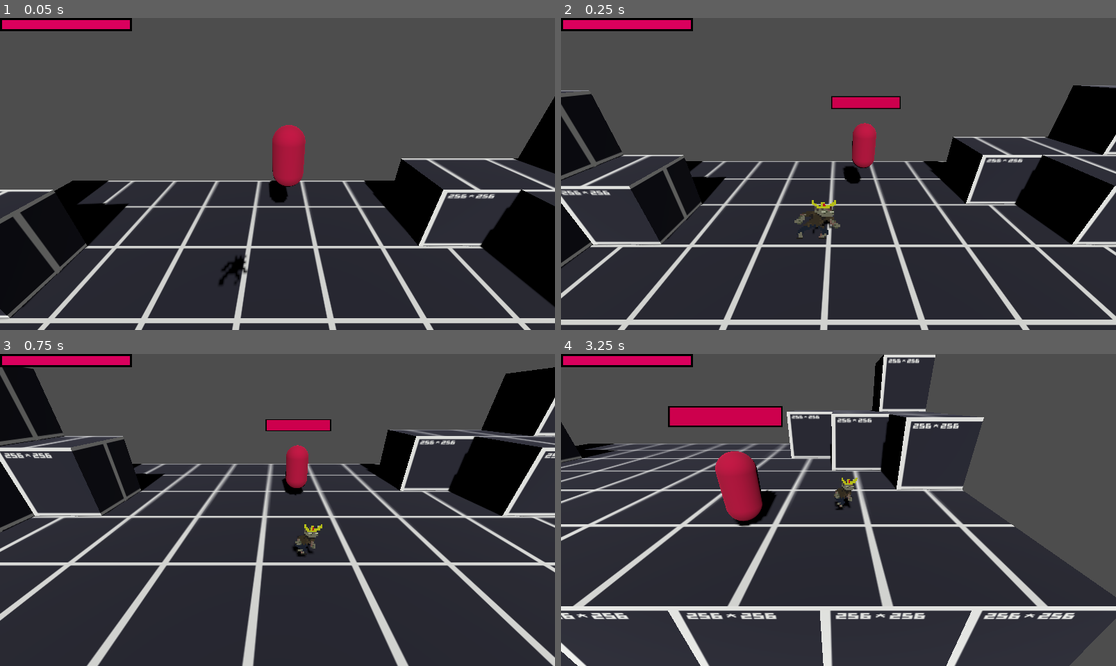
Above: before the commit, frames 1-4 (two rows, left to right).
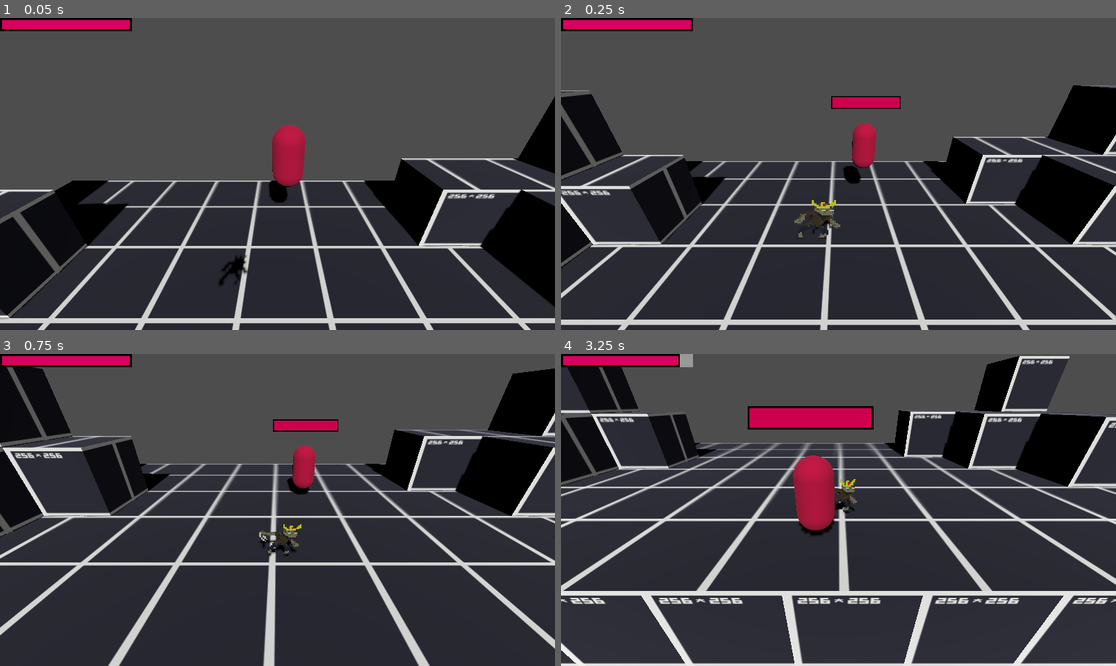
Above: after the commit, the same moments.

Repository: PyuKu2005/BrainsGit
Game: Godot game, scene res://scenes/test_level.tscn
The game is run twice, just before and just after one commit, with the same random seed, the same clock (stepped at 60 frames per second) and the same inputs.
Inputs:
- Up to frame 1 (0.05 s): no input
- Up to frame 2 (0.25 s): no input
- Up to frame 3 (0.75 s): hold D (ui_right) from 0.53 s (still down); hold J (playerAttack) from 0.53 s (still down)
- Up to frame 4 (3.25 s): tap Shift (Courir, bound only after the commit) at 0.8, 1.35, 2.3, 2.85 s; release D (ui_right) at 1.28 s; release J (playerAttack) at 1.28 s; hold S (ui_down) 1.28-2.03 s; tap J (playerAttack) at 1.55, 3.05 s; hold D (ui_right) 2.03-2.78 s; hold J (playerAttack) 2.03-2.78 s; hold W (ui_up) from 2.78 s (still down)

Frame 1 is identical in both runs. In frame 2, less than 0.1% of the frame differs, in the area x 45-50%, y 59-64%; in frame 3, 16%; in frame 4, 45%, in the area x 0-100%, y 0-100%.

Commit message:
Peut Sprinter, et attaquer en bougeant avec une vitesse réduite

Diff:
--- a/project.godot
+++ b/project.godot
@@ -50,3 +50,8 @@
 "events": [Object(InputEventKey,"resource_local_to_scene":false,"resource_name":"","device":0,"window_id":0,"alt_pressed":false,"shift_pressed":false,"ctrl_pressed":false,"meta_pressed":false,"pressed":false,"keycode":0,"physical_keycode":74,"key_label":0,"unicode":0,"echo":false,"script":null)
 ]
 }
+Courir={
+"deadzone": 0.5,
+"events": [Object(InputEventKey,"resource_local_to_scene":false,"resource_name":"","device":-1,"window_id":0,"alt_pressed":false,"shift_pressed":false,"ctrl_pressed":false,"meta_pressed":false,"pressed":false,"keycode":0,"physical_keycode":4194325,"key_label":0,"unicode":0,"echo":false,"script":null)
+]
+}
--- a/script/playerMovement.gd
+++ b/script/playerMovement.gd
@@ -1,13 +1,12 @@
 extends CharacterBody3D
 
-const SPEED = 5.0
+@export var SPEED = 5.0
+@export var sprintSpeed = 7.0
 @onready var area3d = $Sprite3D/playerHitArea
 @onready var animation = $AnimationPlayer
 var gravity = ProjectSettings.get_setting("physics/3d/default_gravity")
+var playerHealth = 100
 var isAttacking = false
-var playerHealth = 100
-@onready var timer = $Timer
-
 
 ##### DÉBUT PROCESS DELTA #####
 func _physics_process(delta):
@@ -18,36 +17,54 @@
 	var input_dir = Input.get_vector("ui_left", "ui_right", "ui_up", "ui_down")
 	var direction = (transform.basis * Vector3(input_dir.x, 0, input_dir.y)).normalized()
 
-	if direction and isAttacking == false:
-		velocity.x = direction.x * SPEED
-		velocity.z = direction.z * SPEED
-		animation.play("BrainMoving")
+	# Define reduced speed for attacking
+	var attackSpeed = SPEED / 5.0
+	var currentSpeed = SPEED  # Default to normal speed
 
-		if input_dir.x < 0:
+	###### COURIR (Sprinting) #######
+	if Input.is_action_pressed("Courir") and direction and not isAttacking:
+		currentSpeed = sprintSpeed
+	elif isAttacking:
+		currentSpeed = attackSpeed  # Set reduced speed while attacking
+
+	# Movement and animation logic
+	if direction:
+		velocity.x = direction.x * currentSpeed
+		velocity.z = direction.z * currentSpeed
+
+		# Play movement animation if not attacking
+		if not isAttacking:
+			animation.play("BrainMoving", -1, 2.0 if currentSpeed == sprintSpeed else 1.0, true)
+
+		# Rotate character based on input direction
+		if input_dir.x < 0:  # Moving left
 			$Sprite3D.flip_h = true
 			area3d.scale.x = -abs(area3d.scale.x)
 		elif input_dir.x > 0:
 			$Sprite3D.flip_h = false
 			area3d.scale.x = abs(area3d.scale.x)
 	else:
+		# If not moving, transition to idle unless attacking
 		velocity.x = move_toward(velocity.x, 0, SPEED)
 		velocity.z = move_toward(velocity.z, 0, SPEED)
-		if not animation.is_playing() or animation.current_animation != "Attack":
-			animation.play("BrainIdle")
+		if not isAttacking:
+			animation.play("BrainIdle", -1, 1.0, true)
+
+	# Move the character
 	move_and_slide()
 
-						######COMBAT#######
-	if Input.is_action_just_pressed("playerAttack"):
-		isAttacking == true
-		print("Attack input detected")
+	###### COMBAT (Attack handling) #######
+	# Start the attack if the button is pressed and not currently attacking
+	if Input.is_action_just_pressed("playerAttack") and not isAttacking:
+		isAttacking = true
 		if animation.has_animation("Attack"):
-			print("Playing Attack animation")
 			animation.play("Attack")
 
-		else:
-			print("Attack animation not found")
+	# End the attack state if the attack button is released
+	if isAttacking and not Input.is_action_pressed("playerAttack"):
+		isAttacking = false  # Reset attack state after releasing button
 
-	# Update the camera position smoothly
+	############# CAMERA ################
 	var camera_position = $CameraControl.position
 	camera_position.x = lerp(camera_position.x, position.x, 0.08)
 	camera_position.z = lerp(camera_position.z, position.z, 0.08)
@@ -55,6 +72,7 @@
 	$CameraControl.position = camera_position
 ##### FIN PROCESS DELTA #####
 
+################ RECEVOIR DAMAGES ################
 func hurt(hitPoints):
 	if hitPoints < playerHealth:
 		playerHealth -= hitPoints
@@ -65,7 +83,7 @@
 		die()
 
 func die():
-	get_tree().reload_current_scene()
+	queue_free()
 
 func _on_player_hit_area_body_entered(body):
 	if body.is_in_group("Enemi"):
Not shown: 2 places in GridMaps/PrototypeGrid.tres that only renumber resources
